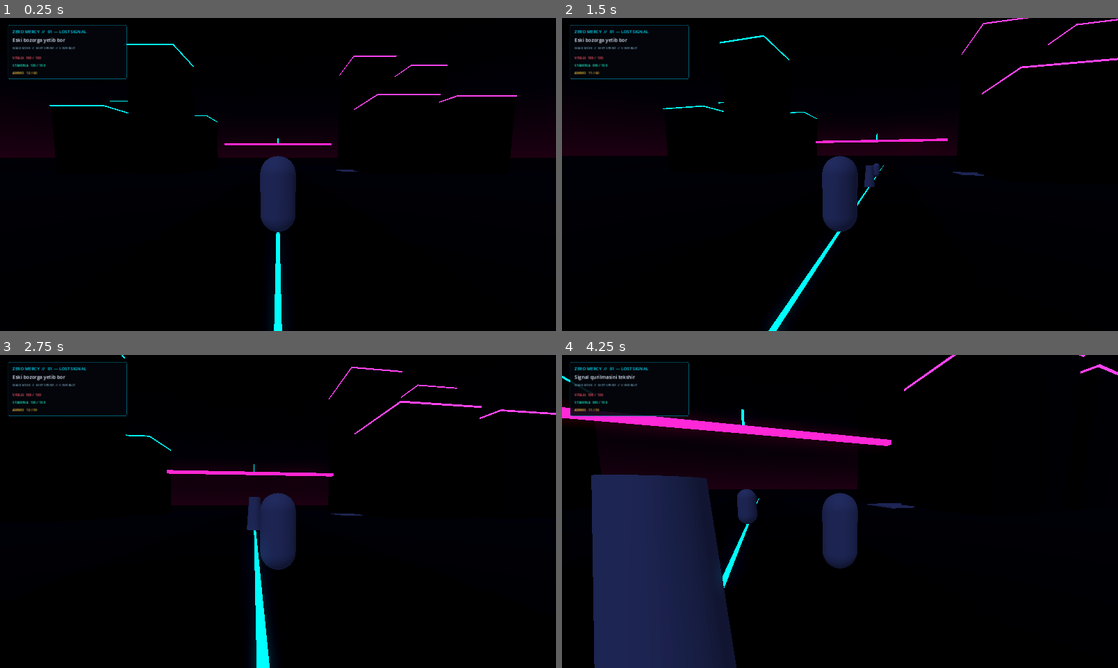
Above: before the commit, frames 1-4 (two rows, left to right).
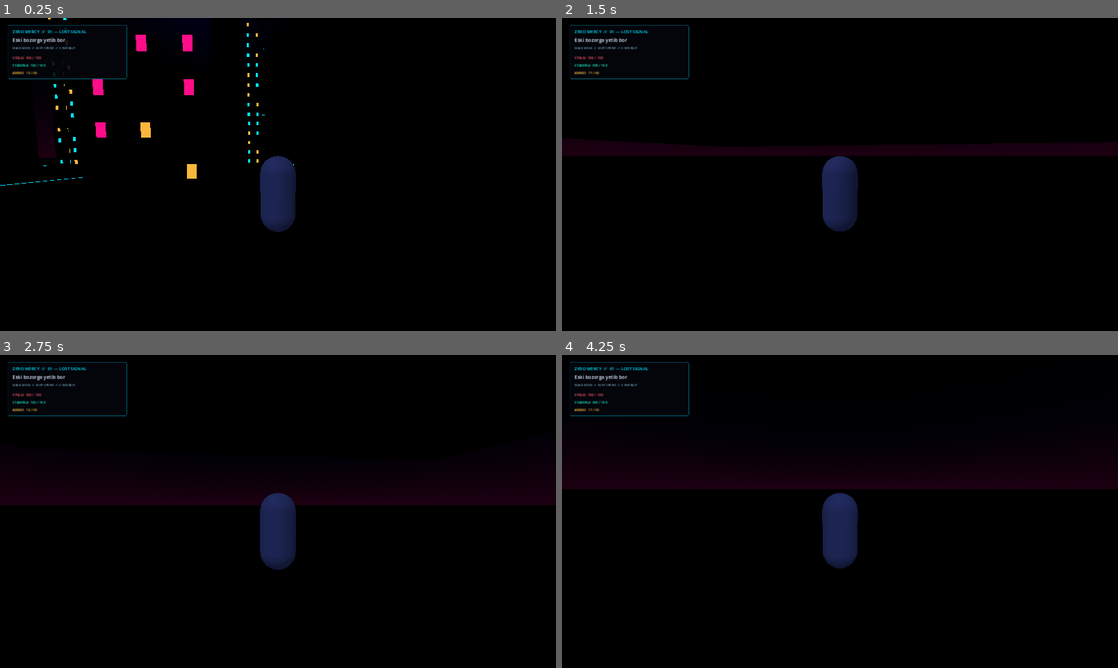
Above: after the commit, the same moments.

Repository: muharramoyxolmatova250-gif/ZERO-MERCY
Game: Godot game, scene res://scenes/main.tscn
Same seed, same stepped clock (60 frames per second), same inputs: the game is played once before the commit and once after it.
Inputs (mouse positions are in pixels of both pictures, inside the frame that each line leads up to):
- Up to frame 1 (0.25 s): no input
- Up to frame 2 (1.5 s): tap Enter at 0.5 s; move the mouse to (867, 174) at 0.52 s; hold W (move_forward) from 0.53 s (still down); tap E (interact) at 0.6 s; click (867, 174) at 0.67 s; tap Space (jump) at 0.77 s; move the mouse to (812, 174) at 1.27 s; tap Shift (sprint) at 1.35 s
- Up to frame 3 (2.75 s): keep holding W (move_forward); tap Space (jump) at 1.52 s; move the mouse to (289, 505) at 2.02 s; tap R at 2.1 s
- Up to frame 4 (4.25 s): keep holding W (move_forward); move the mouse to (834, 517) at 2.77 s; tap E (interact) at 2.85 s; click (834, 517) at 2.92 s; tap Space (jump) at 3.02, 3.77 s; move the mouse to (878, 514) at 3.52 s; hold Shift (sprint) from 3.53 s (still down)

The runs differ from the first frame. In frame 1, 2.6% of the frame differs, in the area x 0-100%, y 0-100%; in frame 2, 2.7%; in frame 3, 3.6%; in frame 4, 19%.

Commit message:
Integrate expanded cyberpunk district into main scene

Diff:
--- a/scripts/main.gd
+++ b/scripts/main.gd
@@ -69,6 +69,11 @@
  add_child(sun)
 
 func _build_city() -> void:
+ var district := Node3D.new()
+ district.name = "NeoCityDistrict"
+ district.set_script(load("res://scripts/world/procedural_city.gd"))
+ add_child(district)
+ return
  _add_box(Vector3(0,-0.25,0),Vector3(100,0.5,100),Color(0.025,0.03,0.055))
  _add_box(Vector3(0,-0.01,0),Vector3(8,0.04,100),Color(0.012,0.014,0.022))
  _add_box(Vector3(0,0.015,0),Vector3(0.12,0.025,100),Color(0.0,0.85,1.0),true)
